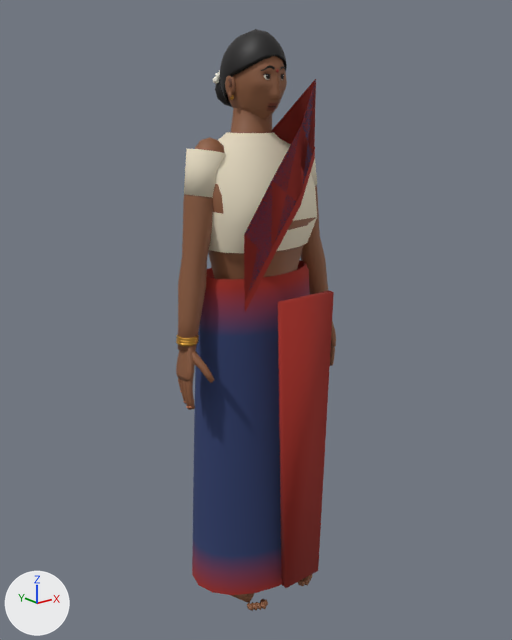
One commit to the glTF model public/assets/models/characters/CHR_NPC_Meena.glb: the scene before it, then after it.
The view is the same before and after, from a 50 mm lens placed at (-1.214, -1.525, 1.466), pointed at (0.004, -0.002, 0.857). Every picture has the same lights, and +X, +Y and +Z are marked at lower left. The older version comes first. Vertices at exactly the same position are counted once.

The first picture shows 'CHR_NPC_Meena_Mesh'.
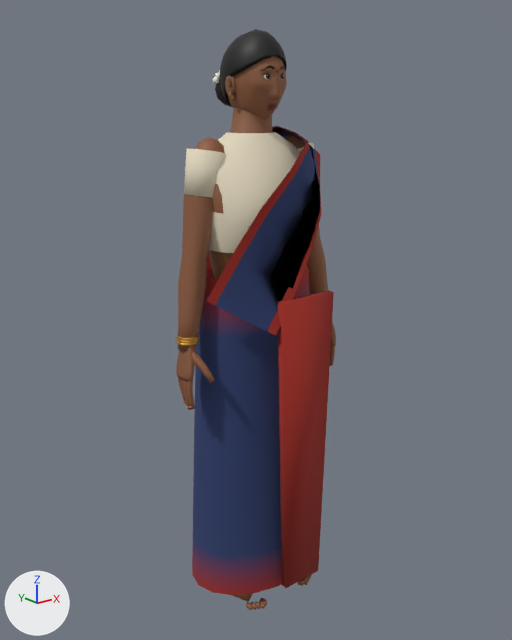
Where the change shows, as pixel boxes (x1, y1, x2, y2) in the pictures (512 x 640 px; the box of a moved part takes in the faces that stretch with it):
'CHR_NPC_Meena_Mesh', reshaped: before (176, 29, 336, 611); after (176, 29, 336, 610)
part 1 of me_chr_npc_meena_mesh, rebuilt: before (245, 146, 315, 311); after (207, 126, 321, 335)
part 2 of me_chr_npc_meena_mesh, moved or reshaped: before (244, 72, 316, 300); after (263, 73, 284, 80)
part 3 of me_chr_npc_meena_mesh, moved or reshaped: before (251, 601, 266, 609); after (251, 580, 309, 609)

The change, as a list of edits to the scene's bpy script:
```text
Change me_chr_npc_meena_mesh:
    used by ob_chr_npc_meena_mesh; location = (0.0, 0.0, 0.0)
    remove me_chr_npc_meena_mesh.from_pydata(...)  # 4611 vertices, 8792 faces; spans x -0.28..0.28, y -0.2..0.15, z -0.01..1.63
    add me_chr_npc_meena_mesh.from_pydata(...)  # 4623 vertices, 8876 faces; spans x -0.28..0.28, y -0.2..0.17, z -0.01..1.63
    me_chr_npc_meena_mesh part 1: the loose piece of 18 vertices spanning x -0.15..0.14, y -0.17..0.15, z 0.8..1.38 is rebuilt with 48 vertices and now spans x -0.22..0.19, y -0.2..0.17, z 0.8..1.39
    me_chr_npc_meena_mesh part 2: 22 vertices moved within x -0.03..0.03, y -0.09..-0.08, z 1.51..1.53; 39 vertices removed from x -0.15..0.14, y -0.17..0.14, z 0.8..1.53; 21 vertices added at x -0.03..0.03, y -0.08, z 1.51..1.52
    me_chr_npc_meena_mesh part 3: 7 vertices moved from x -0.11..0.11, y -0.15..0.04, z 0.01..0.04 to x -0.11..0.11, y -0.15..0.03, z 0.01..0.04; 3 vertices removed from x -0.11..0.09, y -0.16..-0.13, z 0.01..0.02; 3 vertices added at x -0.11..0.09, y -0.15..-0.12, z 0.01..0.02
```
